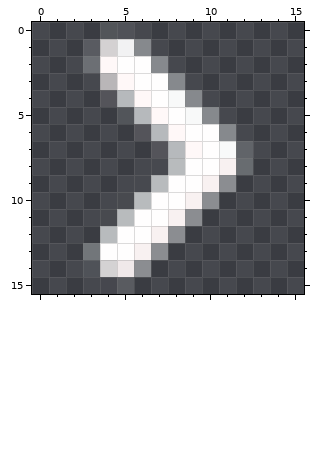
A pixel-art sprite gets an edit: src/main/resources/icons/right-chevron.png. This is how it looked before the edit.
The file is 16x16 pixels. Pixels under 10% opacity are left out. Colours within 5 levels of each other are drawn and written as one.
The same view after the edit:
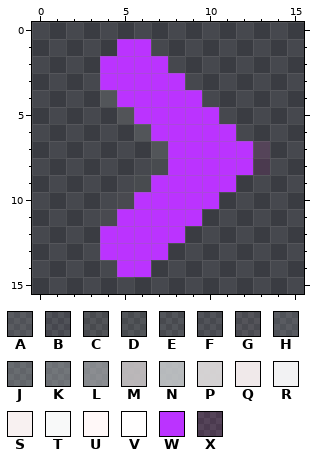
Palette (. is transparent): A #8d919443  B #93939b21  C #9d9d9624  D #979e9726  E #989f9f25  F #9999a023  G #a19aa126  H #9b9fa438  J #a0a6a861  K #a6abad76  L #b0b3b6a5  M #ccc8c9de  N #cccfd1d9  P #dcd9daf2  Q #f1eaebfe  R #f2f2f3  S #f8f1f1  T #f8f9f9  U #fff8f8  V #fffefe  W #bb33ff  X #cc29b11d
Difference:
Changed rows in their new state; - is an unchanged pixel.
first column x 3:
 0 -..--------
 1 ..WW-------
 2 .WWWW------
 3 -WWWWW-----
 4 -DWWWWW----
 5 --CWWWWW---
 6 ---DWWWWW--
 7 ----DWWWWWX
 8 ----DWWWWWX
 9 ---DWWWWW--
10 --GWWWWW---
11 -GWWWWW----
12 -WWWWW-----
13 .WWWW------
14 ..WW-------
15 -..--------
Pixel boxes of the changes (left, top, right, bottom) in both pictures:
changed: (83, 22, 270, 294)
